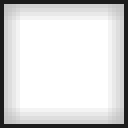
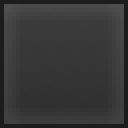
Layered file, before and after one edit (128x128). Changes by layer:
added group "Solid" with 2 layers above "Grid" over [4, 4, 124, 124]
added layer "Filled" in group "Solid" over [4, 4, 124, 124]
added layer "Layer 7" in group "Solid" over [4, 4, 124, 124]
moved "Layer 6" into group "Grid" over [4, 4, 124, 124]
